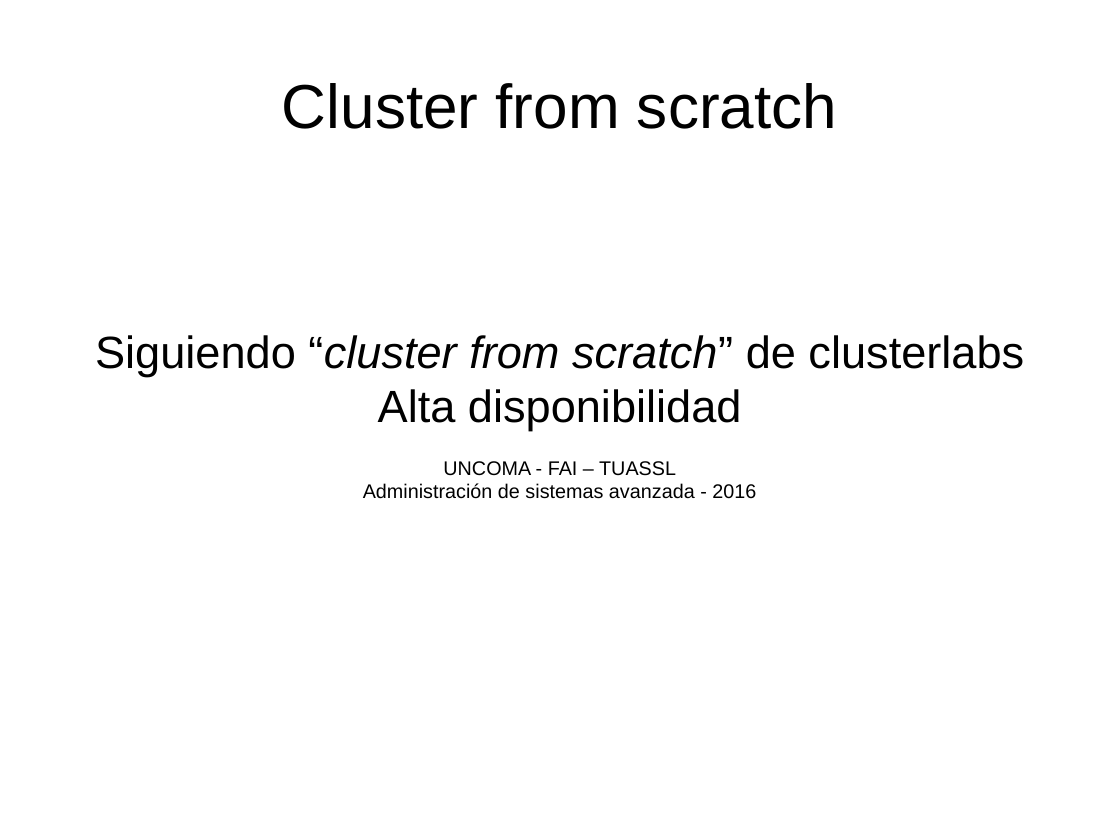
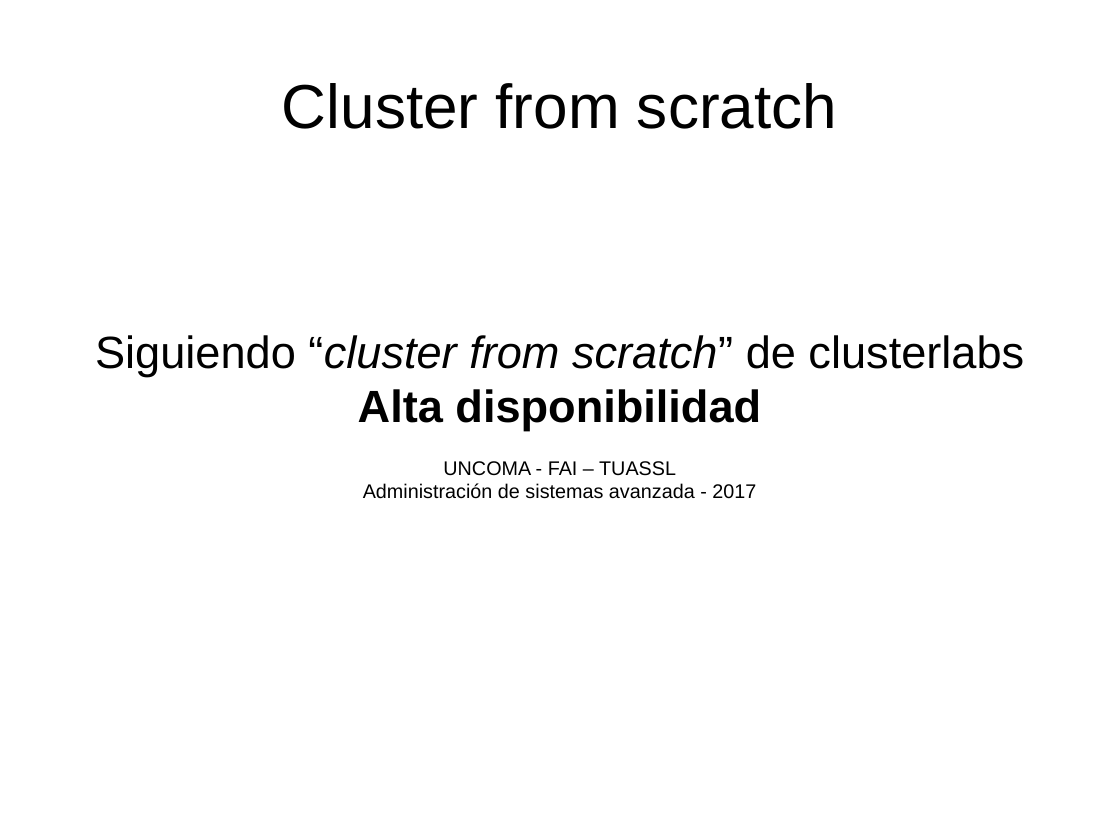
Before and after one commit to niniadcobre/asa, a slide deck: slide 1 of clases/cluster.odp. Drawn at 1120x840 pixels with LibreOffice and Linux fonts; fonts in the diff are those of the drawing. Boxes give left, top, right and bottom in pixels: in the first picture for what was removed or moved away, otherwise in the second. Text is boxed around its words. In the diff, an @@ line names an element or a change of style, - is before the commit and + after.

```diff
--- a/clases/cluster.odp
+++ b/clases/cluster.odp
@@ subtitle at (x1=358, y1=389, x2=761, y2=431): bold on in "Alta disponibilidad" @@
@@ subtitle at (x1=363, y1=461, x2=756, y2=499): text changed @@
-UNCOMA - FAI – TUASSL
-Administración de sistemas avanzada - 2016
+UNCOMA - FAI – TUASSL
+Administración de sistemas avanzada - 2017
```
Also in this commit, not shown: 9 other slides changed, 1 slide added, 2 slides removed, 4 other files.
